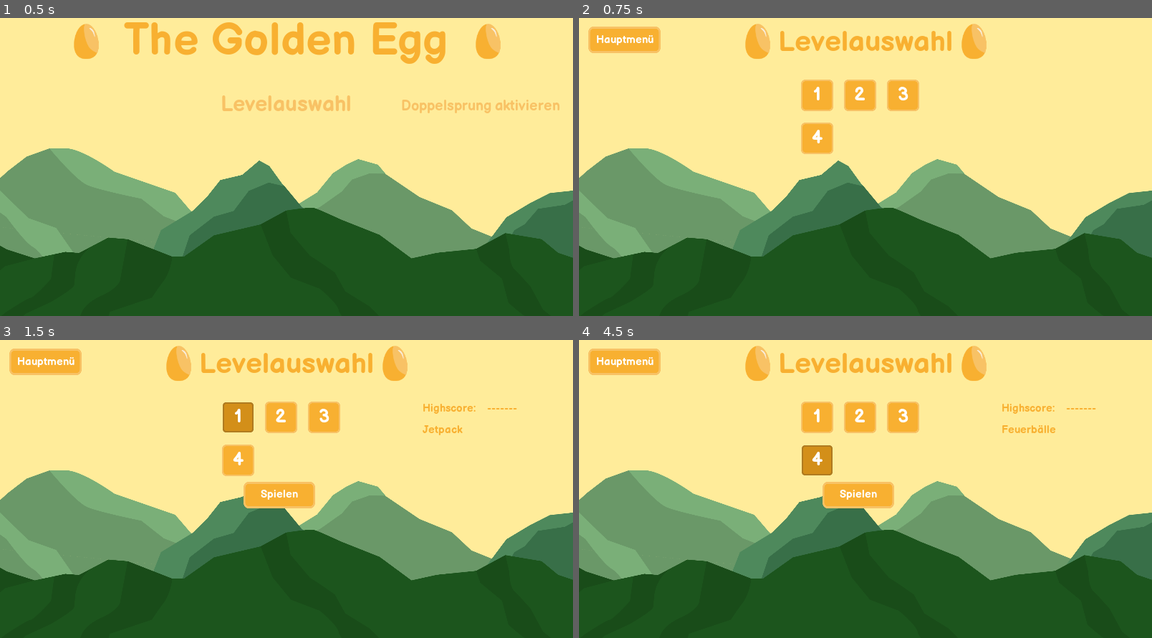
Above: before the commit, frames 1-4 (two rows, left to right).
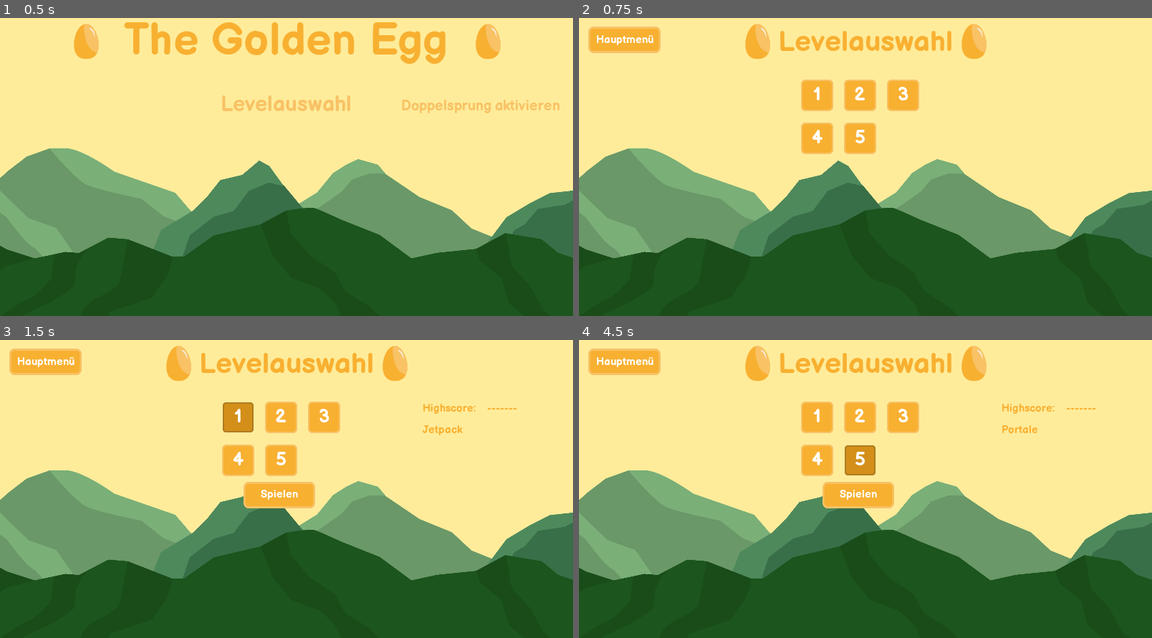
Above: after the commit, the same moments.

Repository: CutieCat2804/TheGoldenEgg
Game: Godot game, scene res://Scenes/menu/titleMenu/titleMenu.tscn
Same seed, same stepped clock (60 frames per second), same inputs: the game is played once before the commit and once after it.
Inputs (mouse positions are in pixels of both pictures, inside the frame that each line leads up to):
- Up to frame 1 (0.5 s): no input
- Up to frame 2 (0.75 s): click "Levelauswahl" at 0.5 s
- Up to frame 3 (1.5 s): click "1" at 1.25 s
- Up to frame 4 (4.5 s): click "2" at 2 s; click "3" at 2.75 s; click "4" at 3.5 s; click (859, 459) at 4.25 s, where only the run after the commit has a clickable "5"

Frame 1 is identical in both runs. In frame 2, 0.6% of the frame differs, in the area x 46-52%, y 35-46%; in frame 3, 0.6%; in frame 4, 1.2%, in the area x 38-84%, y 28-46%.

Commit message:
Added Fireballs/Lava/Desert/Portals/Finished Milestone 2

Diff:
--- a/Scenes/Coin/coin.gd
+++ b/Scenes/Coin/coin.gd
@@ -1,12 +1,19 @@
 extends Area2D
 
 signal coin_collected
+
+export var playAnimation = true
+
+func _ready():
+	if playAnimation:
+		$AnimationPlayer.play("bounce")
 
 # wird ausgeführt, wenn der Player den Coin berührt
 # spielt die Collect Animation und Sound ab
 # sendet ein Custom Signal an HUD, um mitzuteilen, dass ein Coin eingesammelt wurde
 func _on_coin_body_entered(_body):
-	$AnimationPlayer.play("collect")
+	if playAnimation:
+		$AnimationPlayer.play("collect")
 	$CoinSound.play()
 	emit_signal("coin_collected")
 	# verhindert, dass der Coin mehrmals eingesammelt werden kann
--- a/Scenes/Coin/coin.tscn
+++ b/Scenes/Coin/coin.tscn
@@ -3,7 +3,6 @@
 [ext_resource path="res://scenes/coin/coin.gd" type="Script" id=1]
 [ext_resource path="res://assets/egg/egg.png" type="Texture" id=2]
 [ext_resource path="res://sounds/coinSound.wav" type="AudioStream" id=3]
-
 
 [sub_resource type="CapsuleShape2D" id=1]
 radius = 22.2988
@@ -55,7 +54,6 @@
 texture = ExtResource( 2 )
 
 [node name="AnimationPlayer" type="AnimationPlayer" parent="."]
-autoplay = "bounce"
 anims/bounce = SubResource( 2 )
 anims/collect = SubResource( 3 )
 
--- a/Scenes/Fan/Fan.tscn
+++ b/Scenes/Fan/Fan.tscn
@@ -3,36 +3,66 @@
 [ext_resource path="res://assets/fan/fanBlade.png" type="Texture" id=1]
 [ext_resource path="res://assets/fan/fan.png" type="Texture" id=2]
 [ext_resource path="res://scenes/fan/fan.gd" type="Script" id=3]
-[ext_resource path="res://assets/Fan/Wind/Wind_116.png" type="Texture" id=4]
-[ext_resource path="res://assets/Fan/Wind/Wind_117.png" type="Texture" id=5]
-[ext_resource path="res://assets/Fan/Wind/Wind_115.png" type="Texture" id=6]
-[ext_resource path="res://assets/Fan/Wind/Wind_125.png" type="Texture" id=7]
-[ext_resource path="res://assets/Fan/Wind/Wind_126.png" type="Texture" id=8]
-[ext_resource path="res://assets/Fan/Wind/Wind_114.png" type="Texture" id=9]
-[ext_resource path="res://assets/Fan/Wind/Wind_112.png" type="Texture" id=10]
-[ext_resource path="res://assets/Fan/Wind/Wind_113.png" type="Texture" id=11]
-[ext_resource path="res://assets/Fan/Wind/Wind_109.png" type="Texture" id=12]
-[ext_resource path="res://assets/Fan/Wind/Wind_110.png" type="Texture" id=13]
-[ext_resource path="res://assets/Fan/Wind/Wind_111.png" type="Texture" id=14]
-[ext_resource path="res://assets/Fan/Wind/Wind_118.png" type="Texture" id=15]
-[ext_resource path="res://assets/Fan/Wind/Wind_120.png" type="Texture" id=16]
-[ext_resource path="res://assets/Fan/Wind/Wind_119.png" type="Texture" id=17]
-[ext_resource path="res://assets/Fan/Wind/Wind_124.png" type="Texture" id=18]
-[ext_resource path="res://assets/Fan/Wind/Wind_123.png" type="Texture" id=19]
-[ext_resource path="res://assets/Fan/Wind/Wind_137.png" type="Texture" id=20]
-[ext_resource path="res://assets/Fan/Wind/Wind_130.png" type="Texture" id=21]
-[ext_resource path="res://assets/Fan/Wind/Wind_136.png" type="Texture" id=22]
-[ext_resource path="res://assets/Fan/Wind/Wind_132.png" type="Texture" id=23]
-[ext_resource path="res://assets/Fan/Wind/Wind_131.png" type="Texture" id=24]
-[ext_resource path="res://assets/Fan/Wind/Wind_128.png" type="Texture" id=25]
-[ext_resource path="res://assets/Fan/Wind/Wind_133.png" type="Texture" id=26]
-[ext_resource path="res://assets/Fan/Wind/Wind_127.png" type="Texture" id=27]
-[ext_resource path="res://assets/Fan/Wind/Wind_129.png" type="Texture" id=28]
-[ext_resource path="res://assets/Fan/Wind/Wind_134.png" type="Texture" id=29]
-[ext_resource path="res://assets/Fan/Wind/Wind_135.png" type="Texture" id=30]
-[ext_resource path="res://assets/Fan/Wind/Wind_138.png" type="Texture" id=31]
-[ext_resource path="res://assets/Fan/Wind/Wind_121.png" type="Texture" id=32]
-[ext_resource path="res://assets/Fan/Wind/Wind_122.png" type="Texture" id=33]
+[ext_resource path="res://assets/fan/wind/Wind_116.png" type="Texture" id=4]
+[ext_resource path="res://assets/fan/wind/Wind_117.png" type="Texture" id=5]
+[ext_resource path="res://assets/fan/wind/Wind_115.png" type="Texture" id=6]
+[ext_resource path="res://assets/fan/wind/Wind_125.png" type="Texture" id=7]
+[ext_resource path="res://assets/fan/wind/Wind_126.png" type="Texture" id=8]
+[ext_resource path="res://assets/fan/wind/Wind_114.png" type="Texture" id=9]
+[ext_resource path="res://assets/fan/wind/Wind_112.png" type="Texture" id=10]
+[ext_resource path="res://assets/fan/wind/Wind_113.png" type="Texture" id=11]
+[ext_resource path="res://assets/fan/wind/Wind_109.png" type="Texture" id=12]
+[ext_resource path="res://assets/fan/wind/Wind_110.png" type="Texture" id=13]
+[ext_resource path="res://assets/fan/wind/Wind_111.png" type="Texture" id=14]
+[ext_resource path="res://assets/fan/wind/Wind_118.png" type="Texture" id=15]
+[ext_resource path="res://assets/fan/wind/Wind_120.png" type="Texture" id=16]
+[ext_resource path="res://assets/fan/wind/Wind_119.png" type="Texture" id=17]
+[ext_resource path="res://assets/fan/wind/Wind_124.png" type="Texture" id=18]
+[ext_resource path="res://assets/fan/wind/Wind_123.png" type="Texture" id=19]
+[ext_resource path="res://assets/fan/wind/Wind_137.png" type="Texture" id=20]
+[ext_resource path="res://assets/fan/wind/Wind_130.png" type="Texture" id=21]
+[ext_resource path="res://assets/fan/wind/Wind_136.png" type="Texture" id=22]
+[ext_resource path="res://assets/fan/wind/Wind_132.png" type="Texture" id=23]
+[ext_resource path="res://assets/fan/wind/Wind_131.png" type="Texture" id=24]
+[ext_resource path="res://assets/fan/wind/Wind_128.png" type="Texture" id=25]
+[ext_resource path="res://assets/fan/wind/Wind_133.png" type="Texture" id=26]
+[ext_resource path="res://assets/fan/wind/Wind_127.png" type="Texture" id=27]
+[ext_resource path="res://assets/fan/wind/Wind_129.png" type="Texture" id=28]
+[ext_resource path="res://assets/fan/wind/Wind_134.png" type="Texture" id=29]
+[ext_resource path="res://assets/fan/wind/Wind_135.png" type="Texture" id=30]
+[ext_resource path="res://assets/fan/wind/Wind_138.png" type="Texture" id=31]
+[ext_resource path="res://assets/fan/wind/Wind_121.png" type="Texture" id=32]
+[ext_resource path="res://assets/fan/wind/Wind_122.png" type="Texture" id=33]
+
+
+
+
+
+
+
+
+
+
+
+
+
+
+
+
+
+
+
+
+
+
+
+
+
+
+
+
+
+
 
 [sub_resource type="Animation" id=1]
 resource_name = "spin"
--- a/Scenes/Globals.gd
+++ b/Scenes/Globals.gd
@@ -5,11 +5,11 @@
 var s
 var ms
 
-var doubleJumpActive
+var doubleJumpActive = false
 var life
 var level
 var coinCount
-var levelNumber
+var levelNumber = 1
 
 func _ready():
 	highscore = "-------"
@@ -35,5 +35,6 @@
 		{ "doubleJump": false, "highscore": "-------", "parameters": "Jetpack", "sprite": "Beige" },
 		{ "doubleJump": true, "highscore": "-------", "parameters": "Gegnersteine", "sprite": "Beige" },
 		{ "doubleJump": false, "highscore": "-------", "parameters": "Ventilatoren + Schalter", "sprite": "Beige" },
-		{ "doubleJump": false, "highscore": "-------", "parameters": "Feuerbälle","sprite": "Brown" }
+		{ "doubleJump": false, "highscore": "-------", "parameters": "Feuerbälle","sprite": "Brown" },
+		{ "doubleJump": false, "highscore": "-------", "parameters": "Portale","sprite": "Brown" }
 	]
--- a/Scenes/Level/Level1.tscn
+++ b/Scenes/Level/Level1.tscn
@@ -2,7 +2,7 @@
 
 [ext_resource path="res://tileMaps/grassDecorationTileMap.tres" type="TileSet" id=1]
 [ext_resource path="res://tileMaps/grassTileMap.tres" type="TileSet" id=2]
-[ext_resource path="res://Scenes/Coin/coin.tscn" type="PackedScene" id=9]
+[ext_resource path="res://scenes/coin/coin.tscn" type="PackedScene" id=9]
 [ext_resource path="res://scenes/background/grassBackground.tscn" type="PackedScene" id=10]
 [ext_resource path="res://scenes/player/player.tscn" type="PackedScene" id=11]
 [ext_resource path="res://scenes/hud/hud.tscn" type="PackedScene" id=12]
@@ -11,6 +11,7 @@
 [ext_resource path="res://scenes/items/jetpack.tscn" type="PackedScene" id=21]
 [ext_resource path="res://scenes/checkpoint/checkpoint.tscn" type="PackedScene" id=22]
 [ext_resource path="res://scenes/fallzone.tscn" type="PackedScene" id=23]
+
 
 [node name="Level1" type="Node2D"]
 
@@ -37,6 +38,9 @@
 tile_data = PoolIntArray( -1638402, 4, 0, -1507330, 4, 0, -1376258, 4, 0, -1441699, 14, 0, -1441697, 15, 0, -1441695, 1 …(5704 unchanged characters)…
 
 [node name="FallZone" parent="." instance=ExtResource( 23 )]
+
+[node name="Checkpoint" parent="." instance=ExtResource( 22 )]
+position = Vector2( 3850.05, -573.613 )
 
 [node name="Player" type="Node2D" parent="."]
 
@@ -107,9 +111,6 @@
 [node name="coin19" parent="Coins" instance=ExtResource( 9 )]
 position = Vector2( 4714.64, -1111.84 )
 
-[node name="Checkpoint" parent="." instance=ExtResource( 22 )]
-position = Vector2( 3850.05, -573.613 )
-
 [node name="Items" type="Node2D" parent="."]
 
 [node name="Jetpack1" parent="Items" instance=ExtResource( 21 )]
@@ -119,9 +120,10 @@
 position = Vector2( 5105.48, 206.094 )
 [connection signal="coinCount" from="HUD" to="Coins" method="_on_HUD_coinCount"]
 [connection signal="body_entered" from="FallZone" to="Player/Player" method="_on_FallZone_body_entered"]
+[connection signal="checkpointChecked" from="Checkpoint" to="Player/Player" method="_on_Checkpoint_checkpointChecked"]
 [connection signal="looseLife" from="Player/Player" to="HUD" method="_on_Player_looseLife"]
+[connection signal="respawnJetpack" from="Player/Player" to="Items/Jetpack1" method="_on_Player_respawnJetpack"]
 [connection signal="respawnJetpack" from="Player/Player" to="Items/Jetpack2" method="_on_Player_respawnJetpack"]
-[connection signal="respawnJetpack" from="Player/Player" to="Items/Jetpack1" method="_on_Player_respawnJetpack"]
 [connection signal="coin_collected" from="Coins/coin1" to="HUD" method="_on_coin_collected"]
 [connection signal="coin_collected" from="Coins/coin2" to="HUD" method="_on_coin_collected"]
 [connection signal="coin_collected" from="Coins/coin3" to="HUD" method="_on_coin_collected"]
@@ -141,6 +143,5 @@
 [connection signal="coin_collected" from="Coins/coin17" to="HUD" method="_on_coin_collected"]
 [connection signal="coin_collected" from="Coins/coin18" to="HUD" method="_on_coin_collected"]
 [connection signal="coin_collected" from="Coins/coin19" to="HUD" method="_on_coin_collected"]
-[connection signal="checkpointChecked" from="Checkpoint" to="Player/Player" method="_on_Checkpoint_checkpointChecked"]
 [connection signal="jetpack_collected" from="Items/Jetpack1" to="Player/Player" method="_on_Jetpack_jetpack_collected"]
 [connection signal="jetpack_collected" from="Items/Jetpack2" to="Player/Player" method="_on_Jetpack_jetpack_collected"]
--- a/Scenes/Level/Level2.tscn
+++ b/Scenes/Level/Level2.tscn
@@ -1,6 +1,6 @@
 [gd_scene load_steps=12 format=2]
 
-[ext_resource path="res://TileMaps/grassTileMap.tres" type="TileSet" id=1]
+[ext_resource path="res://tileMaps/grassTileMap.tres" type="TileSet" id=1]
 [ext_resource path="res://scenes/fallzone.tscn" type="PackedScene" id=2]
 [ext_resource path="res://scenes/backgroundMusic.tscn" type="PackedScene" id=3]
 [ext_resource path="res://scenes/background/grassBackground.tscn" type="PackedScene" id=4]
@@ -11,6 +11,7 @@
 [ext_resource path="res://tileMaps/grassDecorationTileMap.tres" type="TileSet" id=9]
 [ext_resource path="res://scenes/enemies/rock/rock.tscn" type="PackedScene" id=21]
 [ext_resource path="res://scenes/checkpoint/checkpoint.tscn" type="PackedScene" id=22]
+
 
 [node name="Level2" type="Node2D"]
 
@@ -39,13 +40,8 @@
 
 [node name="FallZone" parent="." instance=ExtResource( 2 )]
 
-[node name="Player" type="Node2D" parent="."]
-
-[node name="Player" parent="Player" instance=ExtResource( 6 )]
-position = Vector2( 150.893, 307.031 )
-
-[node name="StartPosition" type="Position2D" parent="Player"]
-position = Vector2( 153.777, 303.738 )
+[node name="Checkpoint" parent="." instance=ExtResource( 22 )]
+position = Vector2( 5079.08, 195.568 )
 
 [node name="Enemies" type="Node2D" parent="."]
 
@@ -57,6 +53,14 @@
 
 [node name="Enemy3" parent="Enemies" instance=ExtResource( 21 )]
 position = Vector2( 9329.41, 68.6863 )
+
+[node name="Player" type="Node2D" parent="."]
+
+[node name="Player" parent="Player" instance=ExtResource( 6 )]
+position = Vector2( 150.893, 307.031 )
+
+[node name="StartPosition" type="Position2D" parent="Player"]
+position = Vector2( 153.777, 303.738 )
 
 [node name="Coins" type="Node2D" parent="."]
 script = ExtResource( 8 )
@@ -129,15 +133,13 @@
 
 [node name="coin23" parent="Coins" instance=ExtResource( 5 )]
 position = Vector2( 11274.8, 239.586 )
-
-[node name="Checkpoint" parent="." instance=ExtResource( 22 )]
-position = Vector2( 5079.08, 195.568 )
 [connection signal="coinCount" from="HUD" to="Coins" method="_on_HUD_coinCount"]
 [connection signal="body_entered" from="FallZone" to="Player/Player" method="_on_FallZone_body_entered"]
-[connection signal="looseLife" from="Player/Player" to="HUD" method="_on_Player_looseLife"]
+[connection signal="checkpointChecked" from="Checkpoint" to="Player/Player" method="_on_Checkpoint_checkpointChecked"]
 [connection signal="playerGotHurt" from="Enemies/Enemy" to="Player/Player" method="_on_Enemy_playerGotHurt"]
 [connection signal="playerGotHurt" from="Enemies/Enemy2" to="Player/Player" method="_on_Enemy_playerGotHurt"]
 [connection signal="playerGotHurt" from="Enemies/Enemy3" to="Player/Player" method="_on_Enemy_playerGotHurt"]
+[connection signal="looseLife" from="Player/Player" to="HUD" method="_on_Player_looseLife"]
 [connection signal="coin_collected" from="Coins/coin1" to="HUD" method="_on_coin_collected"]
 [connection signal="coin_collected" from="Coins/coin2" to="HUD" method="_on_coin_collected"]
 [connection signal="coin_collected" from="Coins/coin3" to="HUD" method="_on_coin_collected"]
@@ -161,4 +163,3 @@
 [connection signal="coin_collected" from="Coins/coin21" to="HUD" method="_on_coin_collected"]
 [connection signal="coin_collected" from="Coins/coin22" to="HUD" method="_on_coin_collected"]
 [connection signal="coin_collected" from="Coins/coin23" to="HUD" method="_on_coin_collected"]
-[connection signal="checkpointChecked" from="Checkpoint" to="Player/Player" method="_on_Checkpoint_checkpointChecked"]
--- a/Scenes/Level/level3.tscn
+++ b/Scenes/Level/level3.tscn
@@ -35,6 +35,9 @@
 tile_data = PoolIntArray( -1376258, 21, 0, -1245186, 21, 0, -1245054, 14, 0, -1245052, 15, 0, -1245050, 16, 0, -1114114 …(4859 unchanged characters)…
 
 [node name="FallZone" parent="." instance=ExtResource( 2 )]
+
+[node name="Checkpoint" parent="." instance=ExtResource( 12 )]
+position = Vector2( 3948.96, 148.145 )
 
 [node name="Player" type="Node2D" parent="."]
 
@@ -138,11 +141,9 @@
 
 [node name="Fan" parent="Fans/Fan3" instance=ExtResource( 9 )]
 position = Vector2( 5487.83, -785.982 )
-
-[node name="Checkpoint" parent="." instance=ExtResource( 12 )]
-position = Vector2( 3948.96, 148.145 )
 [connection signal="coinCount" from="HUD" to="Coins" method="_on_HUD_coinCount"]
 [connection signal="body_entered" from="FallZone" to="Player/Player" method="_on_FallZone_body_entered"]
+[connection signal="checkpointChecked" from="Checkpoint" to="Player/Player" method="_on_Checkpoint_checkpointChecked"]
 [connection signal="looseLife" from="Player/Player" to="HUD" method="_on_Player_looseLife"]
 [connection signal="coin_collected" from="Coins/coin" to="HUD" method="_on_coin_collected"]
 [connection signal="coin_collected" from="Coins/coin1" to="HUD" method="_on_coin_collected"]
@@ -170,4 +171,3 @@
 [connection signal="playerEnteredFan" from="Fans/Fan2/Fan" to="Player/Player" method="_on_Fan_playerEnteredFan"]
 [connection signal="leverIsPressed" from="Fans/Fan3/Lever" to="Fans/Fan3/Fan" method="_on_Lever_leverIsPressed"]
 [connection signal="playerEnteredFan" from="Fans/Fan3/Fan" to="Player/Player" method="_on_Fan_playerEnteredFan"]
-[connection signal="checkpointChecked" from="Checkpoint" to="Player/Player" method="_on_Checkpoint_checkpointChecked"]
--- a/Scenes/Player/Player.gd
+++ b/Scenes/Player/Player.gd
@@ -160,9 +160,10 @@
 func _on_Enemy_playerGotHurt():
 	velocity.y = -700
 	$CollisionShape2D.set_deferred("disabled", true)
-	playerSprite.play("idle")
+	playerSprite.play("dead")
 	self.collision_mask = 0
 	self.collision_layer = 0
+	self.z_index = 2
 	playerDeath()
 
 # Signal von der FallZone  aus
@@ -190,6 +191,7 @@
 		$CollisionShape2D.set_deferred("disabled", false)
 		self.collision_mask = 127
 		self.collision_layer = 1
+		self.z_index = 0
 		gotHurt = false
 		# sendet Signal an das HUD, um dort das Leben richtig anzuzeigen
 		emit_signal("looseLife")
--- a/Scenes/Player/Player.tscn
+++ b/Scenes/Player/Player.tscn
@@ -49,11 +49,6 @@
 "name": "idle",
 "speed": 5.0
 }, {
-"frames": [ ExtResource( 21 ) ],
-"loop": true,
-"name": "dead",
-"speed": 5.0
-}, {
 "frames": [ ExtResource( 5 ), ExtResource( 6 ), ExtResource( 3 ), ExtResource( 9 ), ExtResource( 10 ), ExtResource( 7 ) ],
 "loop": true,
 "name": "walk",
@@ -64,9 +59,9 @@
 "name": "jump",
 "speed": 5.0
 }, {
-"frames": [ ExtResource( 12 ), ExtResource( 15 ) ],
+"frames": [ ExtResource( 16 ), ExtResource( 17 ), ExtResource( 18 ), ExtResource( 19 ), ExtResource( 20 ), ExtResource( 7 ) ],
 "loop": true,
-"name": "flyJetpack",
+"name": "walkJetpack",
 "speed": 5.0
 }, {
 "frames": [ ExtResource( 13 ) ],
@@ -74,27 +69,27 @@
 "name": "idleJetpack",
 "speed": 5.0
 }, {
+"frames": [ ExtResource( 12 ), ExtResource( 15 ) ],
+"loop": true,
+"name": "flyJetpack",
+"speed": 5.0
+}, {
 "frames": [ ExtResource( 14 ) ],
 "loop": true,
 "name": "jumpJetpack",
 "speed": 5.0
 }, {
-"frames": [ ExtResource( 16 ), ExtResource( 17 ), ExtResource( 18 ), ExtResource( 19 ), ExtResource( 20 ), ExtResource( 7 ) ],
+"frames": [ ExtResource( 21 ) ],
 "loop": true,
-"name": "walkJetpack",
+"name": "dead",
 "speed": 5.0
 } ]
 
-[sub_resource type="SpriteFrames" id=3]
+[sub_resource type="SpriteFrames" id=2]
 animations = [ {
 "frames": [ ExtResource( 32 ) ],
 "loop": true,
 "name": "idle",
-"speed": 5.0
-}, {
-"frames": [ ExtResource( 24 ) ],
-"loop": true,
-"name": "dead",
 "speed": 5.0
 }, {
 "frames": [ ExtResource( 35 ), ExtResource( 34 ), ExtResource( 30 ), ExtResource( 39 ), ExtResource( 27 ), ExtResource( 28 ) ],
@@ -107,9 +102,9 @@
 "name": "jump",
 "speed": 5.0
 }, {
-"frames": [ ExtResource( 41 ), ExtResource( 26 ) ],
+"frames": [ ExtResource( 40 ), ExtResource( 22 ), ExtResource( 38 ), ExtResource( 31 ), ExtResource( 33 ), ExtResource( 29 ) ],
 "loop": true,
-"name": "flyJetpack",
+"name": "walkJetpack",
 "speed": 5.0
 }, {
 "frames": [ ExtResource( 23 ) ],
@@ -117,18 +112,23 @@
 "name": "idleJetpack",
 "speed": 5.0
 }, {
+"frames": [ ExtResource( 41 ), ExtResource( 26 ) ],
+"loop": true,
+"name": "flyJetpack",
+"speed": 5.0
+}, {
 "frames": [ ExtResource( 25 ) ],
 "loop": true,
 "name": "jumpJetpack",
 "speed": 5.0
 }, {
-"frames": [ ExtResource( 40 ), ExtResource( 22 ), ExtResource( 38 ), ExtResource( 31 ), ExtResource( 33 ), ExtResource( 29 ) ],
+"frames": [ ExtResource( 24 ) ],
 "loop": true,
-"name": "walkJetpack",
+"name": "dead",
 "speed": 5.0
 } ]
 
-[sub_resource type="CapsuleShape2D" id=2]
+[sub_resource type="CapsuleShape2D" id=3]
 radius = 40.1162
 height = 47.4653
 
@@ -147,12 +147,12 @@
 
 [node name="Brown" type="AnimatedSprite" parent="."]
 visible = false
-frames = SubResource( 3 )
+frames = SubResource( 2 )
 animation = "dead"
 
 [node name="CollisionShape2D" type="CollisionShape2D" parent="."]
 position = Vector2( 7.7782, 2.82841 )
-shape = SubResource( 2 )
+shape = SubResource( 3 )
 
 [node name="DeathTimer" type="Timer" parent="."]
 
--- a/Scenes/enemies/rock/rock.gd
+++ b/Scenes/enemies/rock/rock.gd
@@ -37,5 +37,5 @@
 
 # Signal kommt von der Area2D, die den Damage checkt
 func _on_DamageChecker_body_entered(_body):
-	print("_on_DamageChecker_body_entered")
+	# Signal geht zum Player
 	emit_signal("playerGotHurt")
--- a/Scenes/enemies/rock/rock.tscn
+++ b/Scenes/enemies/rock/rock.tscn
@@ -4,7 +4,7 @@
 [ext_resource path="res://assets/enemies/rock/rock.png" type="Texture" id=2]
 
 [sub_resource type="CircleShape2D" id=1]
-radius = 128.702
+radius = 126.194
 
 [sub_resource type="Animation" id=2]
 resource_name = "rollRight"
@@ -24,7 +24,7 @@
 }
 
 [sub_resource type="CircleShape2D" id=3]
-radius = 132.688
+radius = 138.38
 
 [node name="Enemy " type="KinematicBody2D"]
 scale = Vector2( 0.5, 0.5 )
--- a/Scenes/hud/hud.tscn
+++ b/Scenes/hud/hud.tscn
@@ -124,10 +124,10 @@
 [node name="TimerLabel" type="Label" parent="."]
 anchor_left = 0.5
 anchor_right = 0.5
-margin_left = -68.0
-margin_top = 32.0
-margin_right = 68.0
-margin_bottom = 83.0
+margin_left = -565.812
+margin_top = 104.96
+margin_right = -429.812
+margin_bottom = 155.96
 custom_fonts/font = SubResource( 5 )
 text = "00:00:00"
 align = 1
--- a/Scenes/menu/LargeButton.tscn
+++ b/Scenes/menu/LargeButton.tscn
@@ -1,8 +1,10 @@
 [gd_scene load_steps=9 format=2]
 
 [ext_resource path="res://fonts/BalsamiqSans-Bold.ttf" type="DynamicFontData" id=1]
-[ext_resource path="res://assets/Buttons/buttons_Zeichenfläche 1-02.png" type="Texture" id=2]
-[ext_resource path="res://assets/Buttons/buttons_Zeichenfläche 1-01.png" type="Texture" id=3]
+[ext_resource path="res://assets/buttons/buttons_Zeichenfläche 1-02.png" type="Texture" id=2]
+[ext_resource path="res://assets/buttons/buttons_Zeichenfläche 1-01.png" type="Texture" id=3]
+
+
 
 [sub_resource type="StyleBoxTexture" id=1]
 texture = ExtResource( 3 )
--- a/Scenes/menu/levelSelect/levelSelect.tscn
+++ b/Scenes/menu/levelSelect/levelSelect.tscn
@@ -99,6 +99,13 @@
 margin_bottom = 423.49
 text = "4"
 
+[node name="Level5" parent="." instance=ExtResource( 9 )]
+anchor_left = -0.0677813
+anchor_top = 0.154944
+anchor_right = -0.0677813
+anchor_bottom = 0.154944
+text = "5"
+
 [node name="Berge3" type="Sprite" parent="."]
 position = Vector2( 490.275, 565.547 )
 scale = Vector2( 0.5, 0.5 )
@@ -189,5 +196,6 @@
 [connection signal="pressed" from="Level2" to="." method="_on_Level_pressed" binds= [ 2 ]]
 [connection signal="pressed" from="Level3" to="." method="_on_Level_pressed" binds= [ 3 ]]
 [connection signal="pressed" from="Level4" to="." method="_on_Level_pressed" binds= [ 4 ]]
+[connection signal="pressed" from="Level5" to="." method="_on_Level_pressed" binds= [ 5 ]]
 [connection signal="pressed" from="MainMenuButton" to="." method="_on_MainMenuButton_pressed"]
 [connection signal="pressed" from="PlayButton" to="." method="_on_PlayButton_pressed"]
--- a/Scenes/menu/titleMenu/highscoreLabel.gd
+++ b/Scenes/menu/titleMenu/highscoreLabel.gd
@@ -3,6 +3,6 @@
 # holt sich das HighscoreLabel
 onready var highscoreLabel = get_node(".")
 
-func _process(delta):
+func _process(_delta):
 	# setzt den Label Text auf den Globals Highscore
 	highscoreLabel.text = Globals.levelParameters[Globals.levelNumber - 1]["highscore"] if Globals.levelNumber else "-------"
--- a/project.godot
+++ b/project.godot
@@ -21,8 +21,8 @@
 
 [autoload]
 
-Globals="*res://Scenes/Globals.gd"
 PauseMenu="*res://scenes/menu/pauseMenu/pauseMenu.tscn"
+Globals="*res://scenes/Globals.gd"
 
 [display]
 
Not shown, changed: export_presets.cfg
